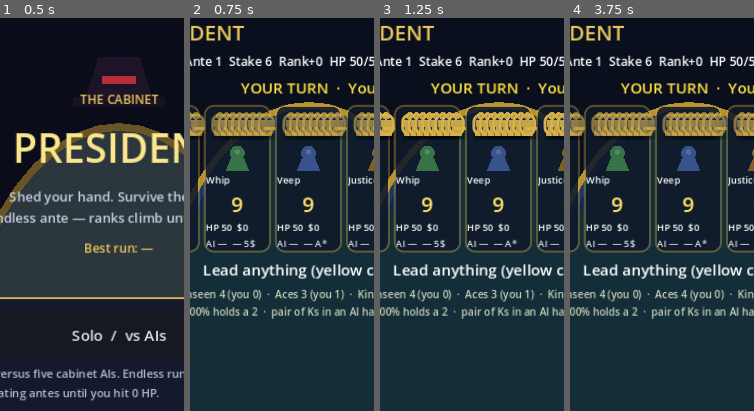
Above: before the commit, frames 1-4 (left to right).
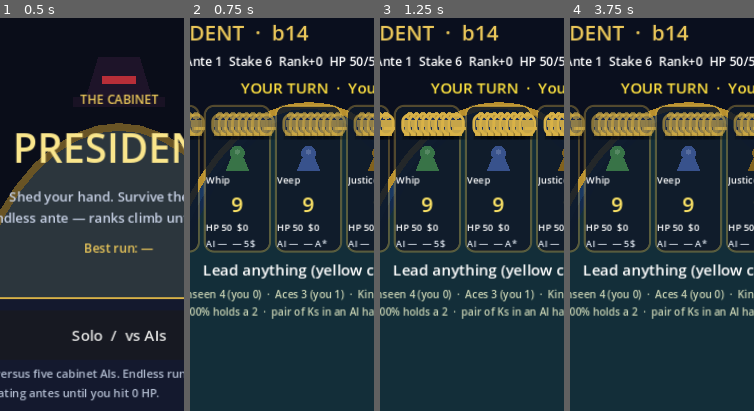
Above: after the commit, the same moments.

Repository: ContinuityDev/Solitaire-roguelike
Game: Godot game, scene res://scenes/main.tscn
Same seed, same stepped clock (60 frames per second), same inputs: the game is played once before the commit and once after it.
Inputs:
- Up to frame 1 (0.5 s): no input
- Up to frame 2 (0.75 s): click "Solo / vs AIs" at 0.5 s
- Up to frame 3 (1.25 s): no input
- Up to frame 4 (3.75 s): click "Play" at 1.25 s; click "Play" at 2 s; click "Play" at 2.75 s; click "New Run" at 3.5 s
The pictures show only the part of the screen within x 18-67%, y 0-50%; the shares and areas given below are measured in that part.

Frame 1 is identical in both runs. In frame 2, 0.4% of the frame differs, in the area x 35-65%, y 1-6%; in frame 3, 0.4%; in frame 4, 0.4%.

Commit message:
Fix owner joker bug: refresh stale Pages export + AI path tests
Root cause: GitHub Pages serves docs/, but docs/index.pck was last
exported from PR #11 where an AI (or human) joker called
_resolve_joker_round(), dumped the hand, and set round_over. PRs #12/#13
fixed the GDScript but never re-exported the web pack, so playtests on
the live site still saw rounds end the moment an AI played a joker.

Re-export docs/ from current source (title shows b14), point the Web
preset at docs/, and add AI-path regression tests covering choose→play
via the same path as _ai_act.

Co-authored-by: ContinuityDev <ContinuityDev@users.noreply.github.com>

Diff:
--- a/scripts/main.gd
+++ b/scripts/main.gd
@@ -1,6 +1,9 @@
 extends Control
 
 ## President. Title → Solo vs AIs, hotseat lobby, or a joinable table (host = P1).
+
+## Bump when shipping a web export to docs/ so Pages playtesters can confirm the build.
+const BUILD_ID: String = "14"
 
 signal trade_confirmed
 
@@ -106,7 +109,7 @@
 	root.add_theme_constant_override("separation", 6)
 	pad.add_child(root)
 	_title = Label.new()
-	_title.text = "PRESIDENT"
+	_title.text = "PRESIDENT  ·  b%s" % BUILD_ID
 	_title.add_theme_color_override("font_color", Color(0.92, 0.78, 0.35))
 	_title.add_theme_font_size_override("font_size", 22)
 	root.add_child(_title)
--- a/scripts/rank.gd
+++ b/scripts/rank.gd
@@ -49,7 +49,7 @@
 
 ## President shedding power. 3 is weakest, Ace is high, 2 is the bomb.
 ## Super ranks (16+) use their id as power so inflation can climb forever.
-## Jokers are not a follow rank (they end the round); sort them last.
+## Jokers are not a follow rank (they clear the pile); sort them last.
 static func president_power(rank: int) -> int:
 	if is_joker(rank):
 		return 100
--- /dev/null
+++ b/tests/ai_joker_round_probe.gd
@@ -0,0 +1,140 @@
+extends SceneTree
+
+## Reproduce the owner's report: AI plays a joker mid-round.
+## Must clear the pile only — never end the round / dump the hand.
+
+func _init() -> void:
+	var failed: int = 0
+	failed += 0 if _ai_follow_joker_mid_hand() else 1
+	failed += 0 if _ai_choose_then_play_joker() else 1
+	failed += 0 if _ai_joker_last_card_others_remain() else 1
+	failed += 0 if _ai_joker_on_lead_does_not_end() else 1
+	failed += 0 if _main_ai_act_path_simulation() else 1
+	print("AI_JOKER_PROBE failed=%d" % failed)
+	quit(1 if failed > 0 else 0)
+
+func _ok(cond: bool, msg: String) -> bool:
+	print(("PASS: " if cond else "FAIL: ") + msg)
+	return cond
+
+func _ai_follow_joker_mid_hand() -> bool:
+	var g: PresidentGame = PresidentGame.new()
+	g.living = [0, 1, 2, 3, 4, 5]
+	g.hands = {
+		0: [CardData.new(4, 0, true), CardData.new(5, 0, true)],
+		1: [CardData.new(RankSystem.JOKER, 0, true), CardData.new(9, 1, true), CardData.new(10, 2, true)],
+		2: [CardData.new(6, 0, true)],
+		3: [CardData.new(7, 0, true)],
+		4: [CardData.new(8, 0, true)],
+		5: [CardData.new(3, 0, true)],
+	}
+	g.current_player = 0
+	g.lead = true
+	g.play(0, {"rank": 5, "count": 1})
+	g.current_player = 1
+	var before: int = g.hand_of(1).size()
+	var r: Dictionary = g.play(1, {"rank": RankSystem.JOKER, "count": 1})
+	return _ok(bool(r.get("joker", false)), "AI joker flagged") \
+		and _ok(bool(r.get("clear", false)), "AI joker clears pile") \
+		and _ok(not g.round_over, "AI joker does not set round_over") \
+		and _ok(g.hand_of(1).size() == before - 1, "AI joker removes only itself") \
+		and _ok(g.finished.is_empty(), "AI mid-hand joker does not finish seat") \
+		and _ok(g.lead and g.current_player == 1, "AI joker player leads next pile") \
+		and _ok(g.active_seats().size() == 6, "all seats still active")
+
+func _ai_choose_then_play_joker() -> bool:
+	var g: PresidentGame = PresidentGame.new()
+	g.living = [0, 1, 2, 3, 4, 5]
+	# Seat 1 (AI persona 1): only joker can follow a bomb — AI should pick joker.
+	g.hands = {
+		0: [CardData.new(2, 0, true), CardData.new(4, 0, true)],
+		1: [CardData.new(RankSystem.JOKER, 1, true), CardData.new(3, 0, true), CardData.new(5, 1, true)],
+		2: [CardData.new(6, 0, true), CardData.new(7, 0, true)],
+		3: [CardData.new(8, 0, true)],
+		4: [CardData.new(9, 0, true)],
+		5: [CardData.new(10, 0, true)],
+	}
+	g.current_player = 0
+	g.lead = true
+	g.play(0, {"rank": 2, "count": 1})
+	g.current_player = 1
+	var choice: Dictionary = PresidentAI.choose(g, 1, 1)
+	var ok_choose: bool = _ok(not bool(choice.get("pass", true)), "AI chooses to play vs bomb") \
+		and _ok(RankSystem.is_joker(int(choice.get("combo", {}).get("rank", -1))), "AI chooses joker vs bomb")
+	if not ok_choose:
+		return false
+	var before: int = g.hand_of(1).size()
+	var r: Dictionary = g.play(1, choice["combo"])
+	return _ok(bool(r.get("joker", false)) and not g.round_over, "AI-chosen joker clears pile, round continues") \
+		and _ok(g.hand_of(1).size() == before - 1, "AI-chosen joker keeps rest of hand") \
+		and _ok(g.lead and g.current_player == 1, "AI keeps lead after its joker")
+
+func _ai_joker_last_card_others_remain() -> bool:
+	var g: PresidentGame = PresidentGame.new()
+	g.living = [0, 1, 2, 3]
+	g.hands = {
+		0: [CardData.new(5, 0, true)],
+		1: [CardData.new(RankSystem.JOKER, 0, true)],
+		2: [CardData.new(6, 0, true)],
+		3: [CardData.new(7, 0, true)],
+	}
+	g.lead = false
+	g.trick_rank = 10
+	g.trick_count = 1
+	g.trick_power = 10
+	g.trick_player = 0
+	g.current_player = 1
+	var r: Dictionary = g.play(1, {"rank": RankSystem.JOKER, "count": 1})
+	return _ok(bool(r.get("finished", false)), "last-card AI joker finishes that seat") \
+		and _ok(not g.round_over, "last-card AI joker does not end round while others remain") \
+		and _ok(g.finished.size() == 1, "only AI seat finished")
+
+func _ai_joker_on_lead_does_not_end() -> bool:
+	var g: PresidentGame = PresidentGame.new()
+	g.living = [0, 1, 2]
+	g.hands = {
+		0: [CardData.new(4, 0, true)],
+		1: [CardData.new(RankSystem.JOKER, 0, true), CardData.new(8, 0, true)],
+		2: [CardData.new(5, 0, true)],
+	}
+	g.lead = true
+	g.current_player = 1
+	# Force lead joker via play (AI lead prefers non-joker, but path must be safe).
+	var r: Dictionary = g.play(1, {"rank": RankSystem.JOKER, "count": 1})
+	return _ok(bool(r.get("joker", false)) and not g.round_over, "lead joker does not end round") \
+		and _ok(g.hand_of(1).size() == 1, "lead joker keeps other cards") \
+		and _ok(g.lead and g.current_player == 1, "lead joker retains lead")
+
+func _main_ai_act_path_simulation() -> bool:
+	## Mirrors scripts/main.gd _ai_act: choose → play → continue (no dump).
+	var g: PresidentGame = PresidentGame.new()
+	g.living = [0, 1, 2, 3, 4, 5]
+	g.hands = {
+		0: [CardData.new(12, 0, true), CardData.new(4, 0, true)],
+		1: [CardData.new(RankSystem.JOKER, 0, true), CardData.new(3, 1, true), CardData.new(6, 2, true)],
+		2: [CardData.new(7, 0, true)],
+		3: [CardData.new(8, 0, true)],
+		4: [CardData.new(9, 0, true)],
+		5: [CardData.new(10, 0, true)],
+	}
+	g.current_player = 0
+	g.lead = true
+	g.play(0, {"rank": 12, "count": 1})
+	g.pass_turn(2)
+	g.pass_turn(3)
+	# Force seat 1 (can't beat King without joker/bomb).
+	g.current_player = 1
+	var persona: int = 1 % 3
+	var choice: Dictionary = PresidentAI.choose(g, 1, persona)
+	if bool(choice.get("pass", false)):
+		return _ok(false, "AI should play joker rather than pass vs King with no other follow")
+	var combo: Dictionary = choice["combo"]
+	var r: Dictionary = g.play(1, combo)
+	# Same post-conditions main relies on before _continue_turns.
+	var continue_ok: bool = not g.round_over
+	if g.round_over:
+		return _ok(false, "main AI path would have called _end_round after joker")
+	return _ok(bool(r.get("joker", false)), "main-path AI play is joker") \
+		and _ok(continue_ok, "main-path would call _continue_turns not _end_round") \
+		and _ok(g.hand_of(1).size() == 2, "main-path AI hand not dumped") \
+		and _ok(g.lead, "main-path AI joker clears to lead")
--- a/tests/logic_test.gd
+++ b/tests/logic_test.gd
@@ -526,6 +526,76 @@
 	gp.trick_power = 7
 	var ai_locked: Dictionary = PresidentAI.choose(gp, 1, 1)
 	_check(bool(ai_locked.get("pass", false)), "AI passes when locked out of the pile")
+
+	# AI joker path (owner report: round ended when an AI played a joker).
+	# Legacy bug dumped the AI hand and called _resolve_joker_round().
+	var src_pg: String = FileAccess.get_file_as_string("res://scripts/president_game.gd")
+	_check(not src_pg.contains("_resolve_joker_round"), "legacy _resolve_joker_round is gone")
+	_check(src_pg.contains("JOKER — pile cleared"), "joker label is pile cleared, not round over")
+	_check(not src_pg.contains("JOKER — round over"), "old joker round-over label is gone")
+	var g_ai_j: PresidentGame = PresidentGame.new()
+	g_ai_j.living = [0, 1, 2, 3, 4, 5]
+	g_ai_j.hands = {
+		0: [CardData.new(12, 0, true), CardData.new(4, 0, true)],
+		1: [CardData.new(RankSystem.JOKER, 0, true), CardData.new(3, 1, true), CardData.new(6, 2, true)],
+		2: [CardData.new(7, 0, true)],
+		3: [CardData.new(8, 0, true)],
+		4: [CardData.new(9, 0, true)],
+		5: [CardData.new(10, 0, true)],
+	}
+	g_ai_j.current_player = 0
+	g_ai_j.lead = true
+	g_ai_j.play(0, {"rank": 12, "count": 1})
+	g_ai_j.pass_turn(2)
+	g_ai_j.pass_turn(3)
+	g_ai_j.current_player = 1
+	var ai_choice: Dictionary = PresidentAI.choose(g_ai_j, 1, 1)
+	_check(not bool(ai_choice.get("pass", true)), "AI elects to play vs King when holding joker")
+	_check(RankSystem.is_joker(int(ai_choice.get("combo", {}).get("rank", -1))), "AI chooses the joker (same path as _ai_act)")
+	var before_ai_hand: int = g_ai_j.hand_of(1).size()
+	var ai_play: Dictionary = g_ai_j.play(1, ai_choice["combo"])
+	_check(bool(ai_play.get("joker", false)) and bool(ai_play.get("clear", false)), "AI joker play clears the pile")
+	_check(not g_ai_j.round_over, "AI joker does not end the round")
+	_check(g_ai_j.finished.is_empty(), "AI mid-hand joker does not finish the seat")
+	_check(g_ai_j.hand_of(1).size() == before_ai_hand - 1, "AI joker dumps only itself, not the hand")
+	_check(g_ai_j.lead and g_ai_j.current_player == 1, "AI joker player leads the next pile")
+	_check(g_ai_j.active_seats().size() == 6, "six seats still active after AI joker")
+	# Bomb follow: AI prefers joker when nothing else beats it.
+	var g_ai_bomb: PresidentGame = PresidentGame.new()
+	g_ai_bomb.living = [0, 1, 2]
+	g_ai_bomb.hands = {
+		0: [CardData.new(2, 0, true)],
+		1: [CardData.new(RankSystem.JOKER, 1, true), CardData.new(5, 0, true)],
+		2: [CardData.new(6, 0, true)],
+	}
+	g_ai_bomb.current_player = 0
+	g_ai_bomb.lead = true
+	g_ai_bomb.play(0, {"rank": 2, "count": 1})
+	g_ai_bomb.current_player = 1
+	var bomb_choice: Dictionary = PresidentAI.choose(g_ai_bomb, 1, 1)
+	_check(RankSystem.is_joker(int(bomb_choice.get("combo", {}).get("rank", -1))), "AI plays joker over a bomb when that is the only follow")
+	var bomb_play: Dictionary = g_ai_bomb.play(1, bomb_choice["combo"])
+	_check(bool(bomb_play.get("joker", false)) and not g_ai_bomb.round_over, "AI joker vs bomb clears pile; round continues")
+	_check(g_ai_bomb.hand_of(1).size() == 1, "AI keeps non-joker cards after bomb-clear joker")
+	# Last-card AI joker finishes the seat but not the round.
+	var g_ai_last: PresidentGame = PresidentGame.new()
+	g_ai_last.living = [0, 1, 2, 3]
+	g_ai_last.hands = {
+		0: [CardData.new(5, 0, true)],
+		1: [CardData.new(RankSystem.JOKER, 0, true)],
+		2: [CardData.new(6, 0, true)],
+		3: [CardData.new(7, 0, true)],
+	}
+	g_ai_last.lead = false
+	g_ai_last.trick_rank = 10
+	g_ai_last.trick_count = 1
+	g_ai_last.trick_power = 10
+	g_ai_last.trick_player = 0
+	g_ai_last.current_player = 1
+	var last_j: Dictionary = g_ai_last.play(1, {"rank": RankSystem.JOKER, "count": 1})
+	_check(bool(last_j.get("finished", false)), "AI last-card joker finishes that seat")
+	_check(not g_ai_last.round_over, "AI last-card joker does not end round while others remain")
+
 	# After a pass, turn never returns to that seat until the pile ends.
 	var gs: PresidentGame = PresidentGame.new()
 	gs.living = [0, 1, 2, 3]
@@ -616,23 +686,23 @@
 	_check(bought, "an AI inventory is no longer empty after shopping")
 	_check(ai_run.gold_of(1) < 40, "AI gold was spent")
 	ai_run.actions_of(2).append("filibuster")
-	var gai: PresidentGame = PresidentGame.new()
-	gai.living = [0, 1, 2]
-	gai.hands = {
+	var g_fili: PresidentGame = PresidentGame.new()
+	g_fili.living = [0, 1, 2]
+	g_fili.hands = {
 		0: [CardData.new(4, 0, true)],
 		1: [CardData.new(5, 0, true)],
 		2: [CardData.new(6, 0, true), CardData.new(7, 0, true)],
 	}
-	gai.current_player = 2
-	gai.lead = false
-	gai.trick_rank = 4
-	gai.trick_count = 1
-	var pick_act: String = PresidentAI.choose_turn_action(gai, ai_run, 2)
+	g_fili.current_player = 2
+	g_fili.lead = false
+	g_fili.trick_rank = 4
+	g_fili.trick_count = 1
+	var pick_act: String = PresidentAI.choose_turn_action(g_fili, ai_run, 2)
 	_check(pick_act == "filibuster", "AI with Filibuster spends it on a follow (%s)" % pick_act)
 	_check(ai_run.spend_action_for(2, "filibuster"), "AI spend_action_for removes Filibuster")
-	var fx: Dictionary = ActionFx.apply_turn(gai, ai_run, 2, "filibuster")
+	var fx: Dictionary = ActionFx.apply_turn(g_fili, ai_run, 2, "filibuster")
 	_check(bool(fx.get("ok", false)), "AI Filibuster applies")
-	_check(gai.must_pass_seat == ActionFx.next_opponent(gai, 2), "Filibuster marks the next opponent")
+	_check(g_fili.must_pass_seat == ActionFx.next_opponent(g_fili, 2), "Filibuster marks the next opponent")
 	_check(str(fx.get("message", "")).find("Filibuster") >= 0, "use is logged")
 	ai_run.actions_of(1).append("uprising")
 	ai_run.last_finish = [0, 2, 3, 4, 5, 1]
Not shown, changed: export_presets.cfg
Not shown, changed: docs/index.pck
